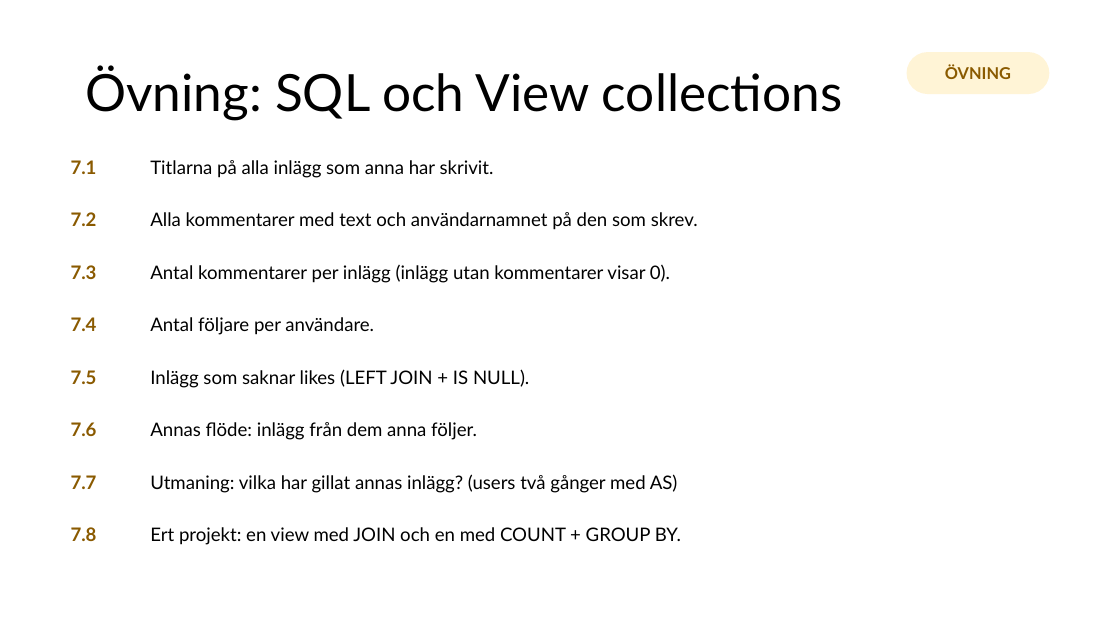
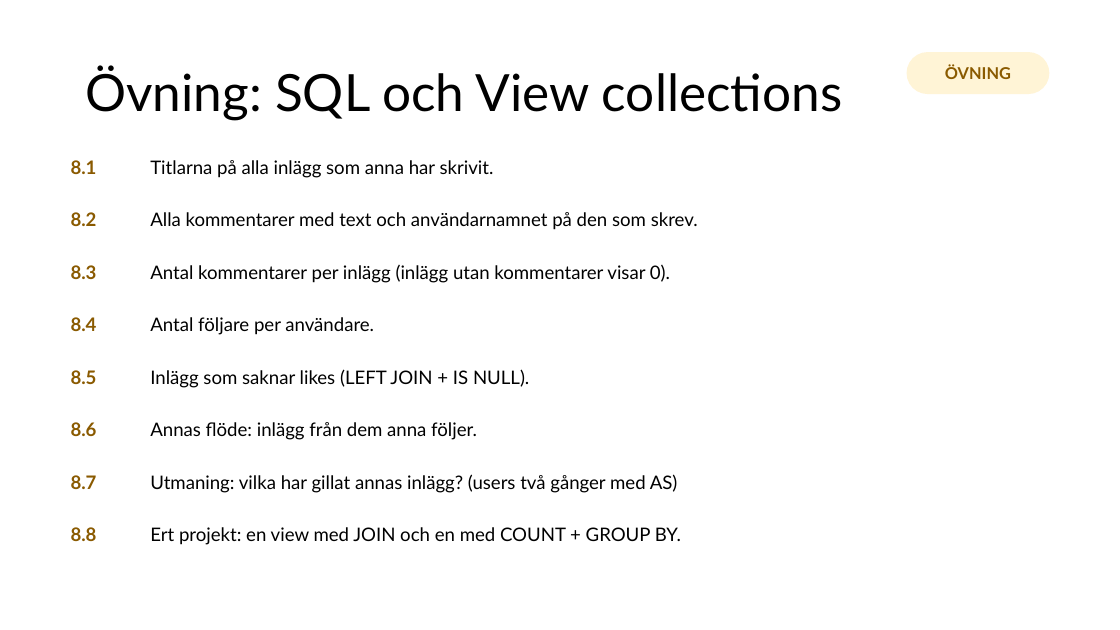
Before and after one commit to abbjetmus/pocketbase-flutter-kurs, a slide deck: slide 35 of Databaser och mobilapputveckling - sammanfattning.pptx (slide 30 before the commit). Drawn at 1120x630 pixels with LibreOffice and Linux fonts; fonts in the diff are those of the drawing. Boxes give left, top, right and bottom in pixels: in the first picture for what was removed or moved away, otherwise in the second. Text is boxed around its words. In the diff, an @@ line names an element or a change of style, - is before the commit and + after.

```diff
--- a/Databaser och mobilapputveckling - sammanfattning.pptx
+++ b/Databaser och mobilapputveckling - sammanfattning.pptx
@@ text at box(71, 160, 97, 174): text changed @@
-7.1
+8.1
@@ text at box(71, 212, 97, 226): text changed @@
-7.2
+8.2
@@ text at box(71, 265, 97, 279): text changed @@
-7.3
+8.3
@@ text at box(71, 317, 97, 331): text changed @@
-7.4
+8.4
@@ text at box(71, 370, 97, 384): text changed @@
-7.5
+8.5
@@ text at box(71, 422, 97, 436): text changed @@
-7.6
+8.6
@@ text at box(71, 475, 97, 489): text changed @@
-7.7
+8.7
@@ text at box(71, 527, 97, 541): text changed @@
-7.8
+8.8
```
Also in this commit, not shown: 4 other slides changed, 5 slides added.
